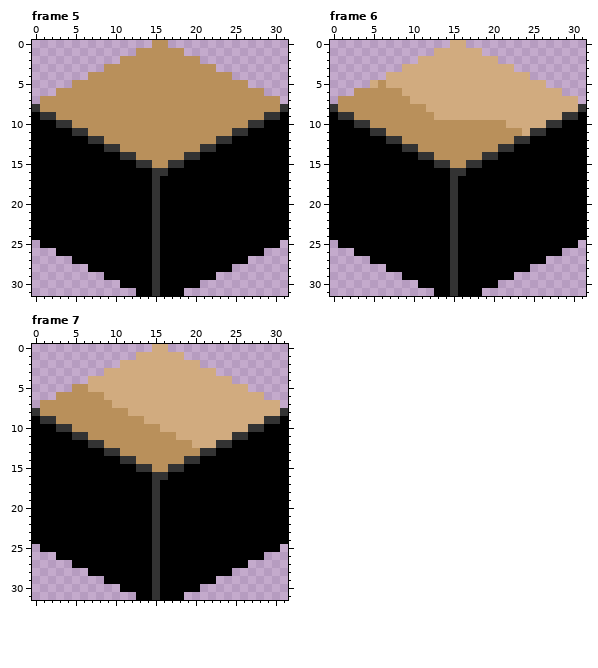
Edited in one commit: pixel-art file (assets/tiles/crossroads/crossroad-tiles.aseprite). The picture above was drawn from the file before the commit.
32x32 pixels, 8 frames. Shown: frame 5, frame 6, frame 7. The commit also changed other frames, which this record leaves out.
Once edited:
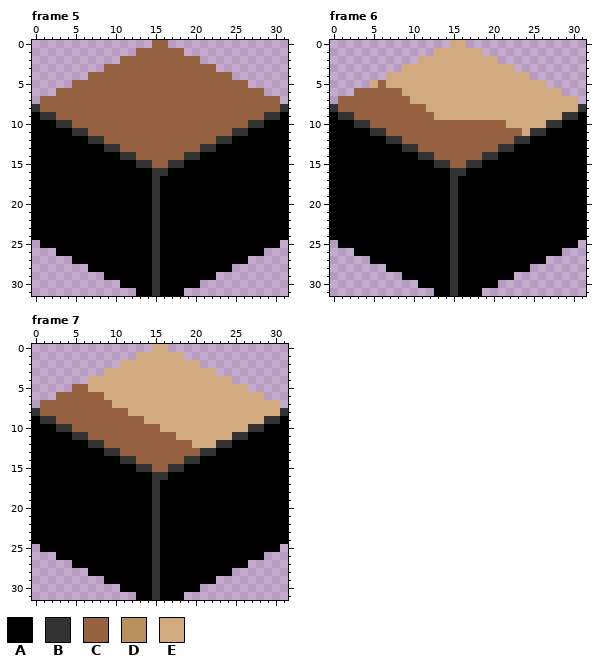
Palette (. is transparent): A #000000  B #333333  C #976241  D #b9905b  E #d1ab7f
Change:
Frame 5, layer "base":
y 0: x 15..16 DD -> CC
y 1: x 13..18 DDDDDD -> CCCCCC
y 2: x 11..20 DDDDDDDDDD -> CCCCCCCCCC
y 3: x 9..22 DDDDDDDDDDDDDD -> CCCCCCCCCCCCCC
y 4: x 7..24 DDDDDDDDDDDDDDDDDD -> CCCCCCCCCCCCCCCCCC
y 5: x 5..26 DDDDDDDDDDDDDDDDDDDDDD -> CCCCCCCCCCCCCCCCCCCCCC
y 6: x 3..28 DDDDDDDDDDDDDDDDDDDDDDDDDD -> CCCCCCCCCCCCCCCCCCCCCCCCCC
y 7..8: x 1..30 DDDDDDDDDDDDDDDDDDDDDDDDDDDDDD -> CCCCCCCCCCCCCCCCCCCCCCCCCCCCCC
y 9: x 3..28 DDDDDDDDDDDDDDDDDDDDDDDDDD -> CCCCCCCCCCCCCCCCCCCCCCCCCC
y 10: x 5..26 DDDDDDDDDDDDDDDDDDDDDD -> CCCCCCCCCCCCCCCCCCCCCC
y 11: x 7..24 DDDDDDDDDDDDDDDDDD -> CCCCCCCCCCCCCCCCCC
y 12: x 9..22 DDDDDDDDDDDDDD -> CCCCCCCCCCCCCC
y 13: x 11..20 DDDDDDDDDD -> CCCCCCCCCC
y 14: x 13..18 DDDDDD -> CCCCCC
y 15: x 15..16 DD -> CC
Frame 6, layer "base":
y 5: x 6 D -> C
y 6: x 3..8 DDDDDD -> CCCCCC
y 7: x 1..9 DDDDDDDDD -> CCCCCCCCC
y 8: x 1..11 DDDDDDDDDDD -> CCCCCCCCCCC
y 9: x 3..12 DDDDDDDDDD -> CCCCCCCCCC
y 10: x 5..21 DDDDDDDDDDDDDDDDD -> CCCCCCCCCCCCCCCCC
y 11: x 7..23 DDDDDDDDDDDDDDDDD -> CCCCCCCCCCCCCCCCC
y 12: x 9..22 DDDDDDDDDDDDDD -> CCCCCCCCCCCCCC
y 13: x 11..20 DDDDDDDDDD -> CCCCCCCCCC
y 14: x 13..18 DDDDDD -> CCCCCC
y 15: x 15..16 DD -> CC
Frame 7, layer "base":
y 5: x 5..6 DD -> CC
y 6: x 3..8 DDDDDD -> CCCCCC
y 7: x 1..9 DDDDDDDDD -> CCCCCCCCC
y 8: x 1..11 DDDDDDDDDDD -> CCCCCCCCCCC
y 9: x 3..13 DDDDDDDDDDD -> CCCCCCCCCCC
y 10: x 5..15 DDDDDDDDDDD -> CCCCCCCCCCC
y 11: x 7..17 DDDDDDDDDDD -> CCCCCCCCCCC
y 12: x 9..19 DDDDDDDDDDD -> CCCCCCCCCCC
y 13: x 11..20 DDDDDDDDDD -> CCCCCCCCCC
y 14: x 13..18 DDDDDD -> CCCCCC
y 15: x 15..16 DD -> CC
Pixel boxes of the changes (left, top, right, bottom) in both pictures:
changed: (40, 40, 280, 168)
changed: (338, 80, 522, 168)
changed: (40, 384, 200, 472)
